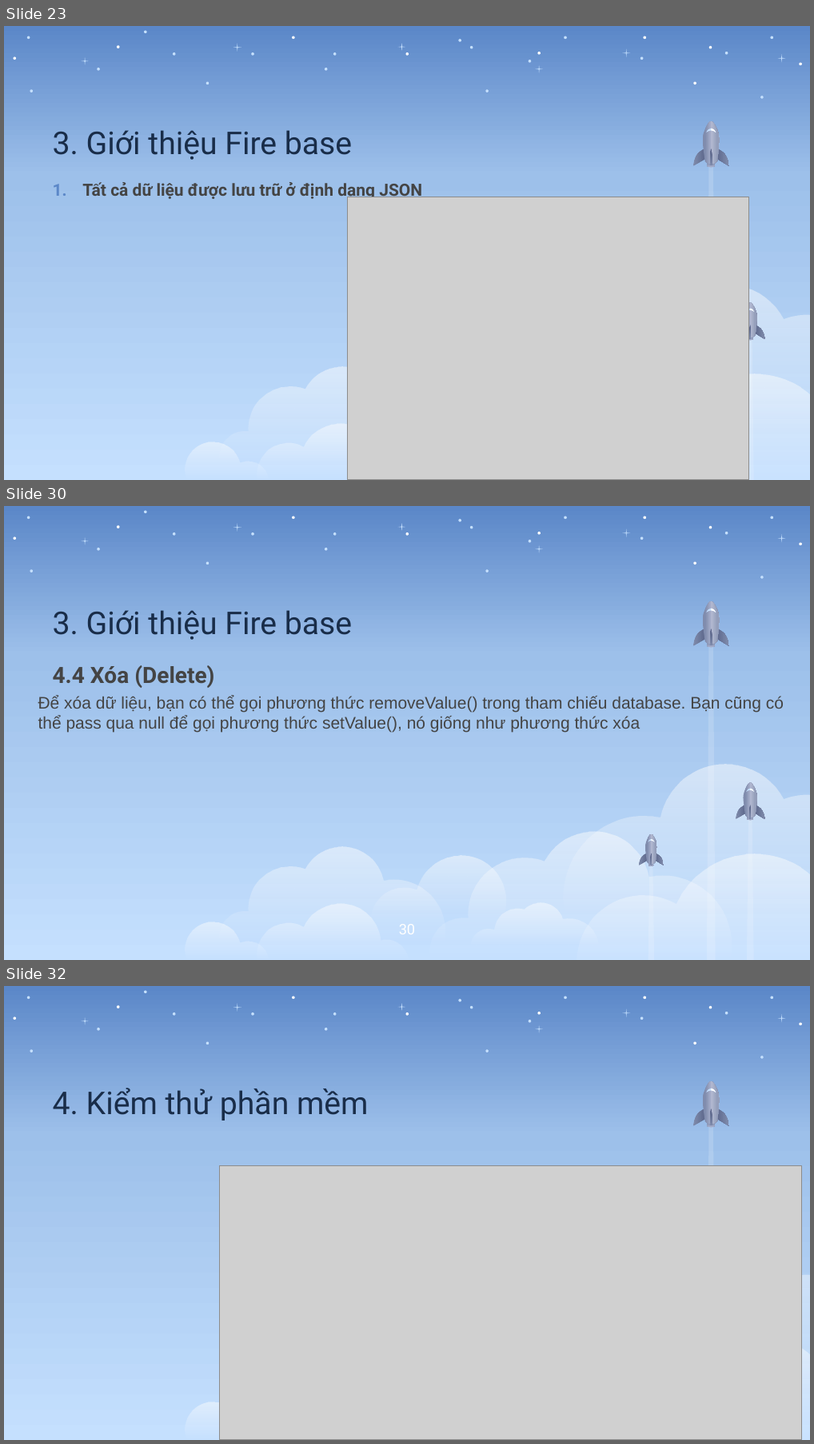
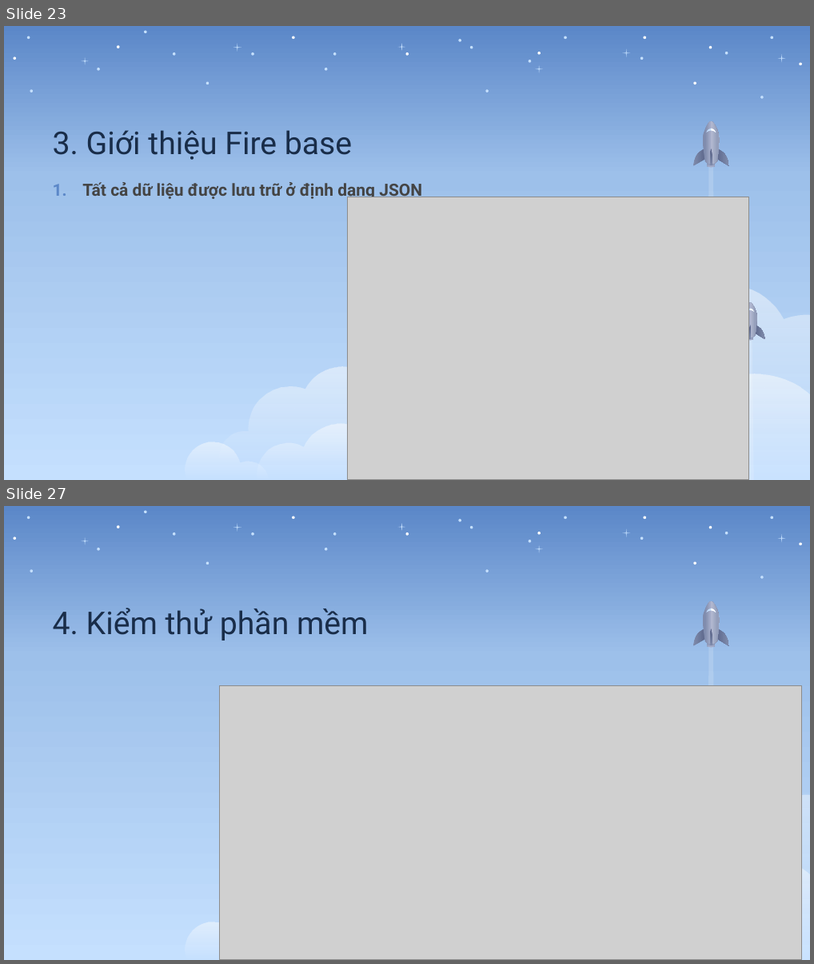
Before and after one commit to CANSA-team/Android2, a slide deck: Report_Android (1).pptx. Shown one above the other, each under a label of ours: slides 23, 30 and 32 before the commit, slides 23 and 27 after it; the slides between them are not shown. The pictures are 814x1444 and 814x964 pixels, drawn with LibreOffice and Linux fonts; fonts in the diff are those of the drawing; grey boxes stand for pictures. Boxes give left, top, right and bottom in pixels: in the first picture for what was removed or moved away, otherwise in the second. Text is boxed around its words. In the diff, an @@ line names an element or a change of style, - is before the commit and + after.

```diff
--- a/Report_Android (1).pptx
+++ b/Report_Android (1).pptx
@@ slide 30 removed at (x1=4, y1=506, x2=810, y2=960), background gradient #5B87C8 to #9DC0EA to #C5E0FE; not listed: 58 template elements that a slide beside it also shows @@
@@ title removed at (x1=53, y1=610, x2=352, y2=640) @@
-3. Giới thiệu Fire base
@@ text removed at (x1=53, y1=665, x2=214, y2=688) @@
-4.4 Xóa (Delete)
@@ text removed at (x1=38, y1=695, x2=784, y2=732) @@
-Để xóa dữ liệu, bạn có thể gọi phương thức removeValue() trong tham chiếu database. Bạn cũng có thể pass qua null để gọi phương thức setValue(), nó giống như phương thức xóa
@@ group removed at (x1=371, y1=834, x2=665, y2=946): 10 freeform shapes @@
@@ page number removed at (x1=399, y1=924, x2=415, y2=934) @@
-30
@@ what was slide 32 is now slide 27 @@
```
Also in this commit, not shown: 3 slides changed, 4 other slides removed, 2 other files.
